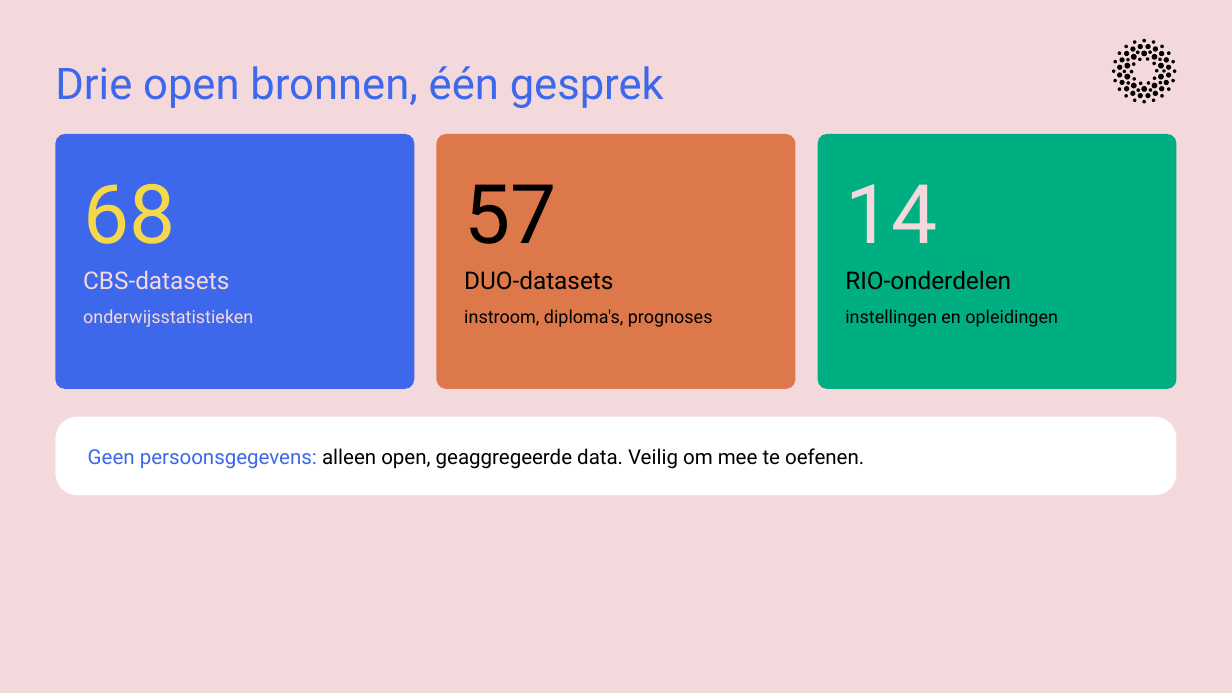
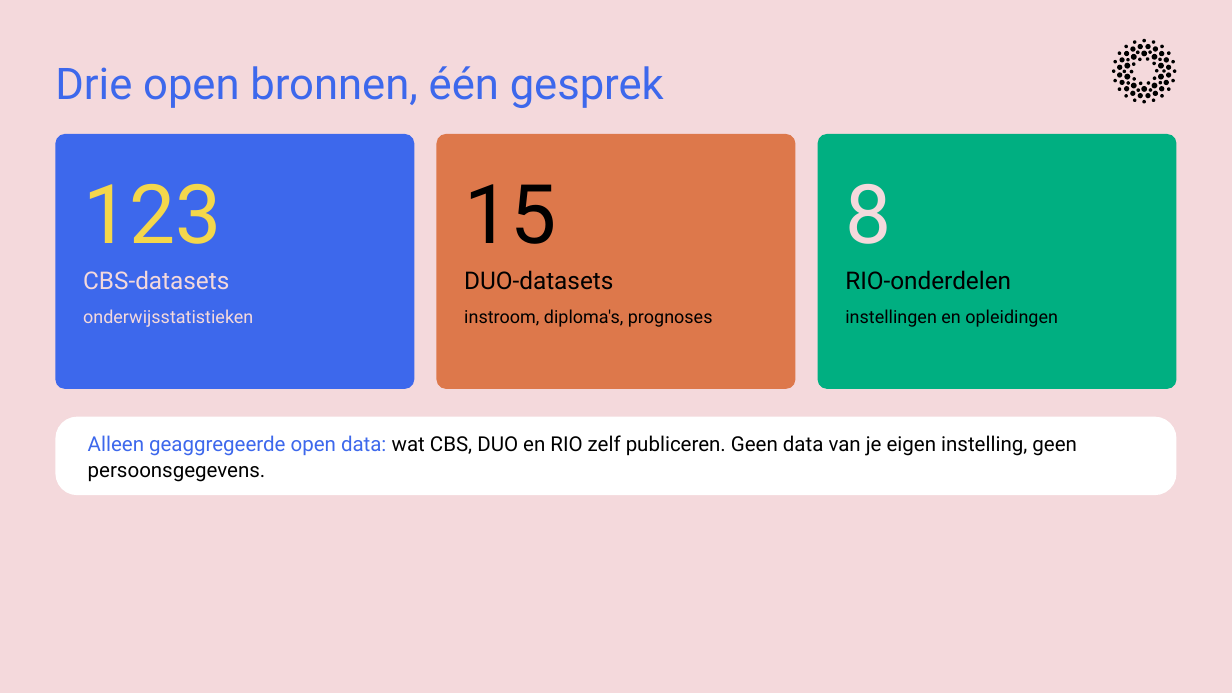
Before and after one commit to cedanl/clidev-presentaties, a slide deck: slide 8 of exports/261029_dair_onderwijsdata/261029_dair_onderwijsdata.pptx (slide 6 before the commit). Drawn at 1232x693 pixels with LibreOffice and Linux fonts; fonts in the diff are those of the drawing. Boxes give left, top, right and bottom in pixels: in the first picture for what was removed or moved away, otherwise in the second. Text is boxed around its words. In the diff, an @@ line names an element or a change of style, - is before the commit and + after.

```diff
--- a/exports/261029_dair_onderwijsdata/261029_dair_onderwijsdata.pptx
+++ b/exports/261029_dair_onderwijsdata/261029_dair_onderwijsdata.pptx
@@ text at (83, 184, 221, 244): text changed @@
-68
+123
@@ text at (464, 184, 556, 244): text changed @@
-57
+15
@@ text at (845, 183, 891, 244): text changed @@
-14
+8
@@ text at (88, 435, 1077, 482): text changed @@
-Geen persoonsgegevens: alleen open, geaggregeerde data. Veilig om mee te oefenen.
+Alleen geaggregeerde open data: wat CBS, DUO en RIO zelf publiceren. Geen data van je eigen instelling, geen persoonsgegevens.
```
Also in this commit, not shown: 15 other slides changed, 4 slides added, 4 slides removed, 2 other files.
